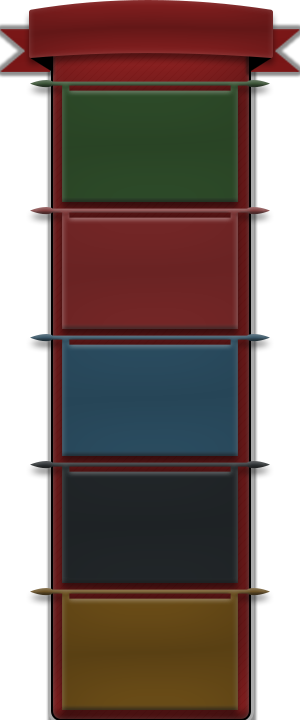
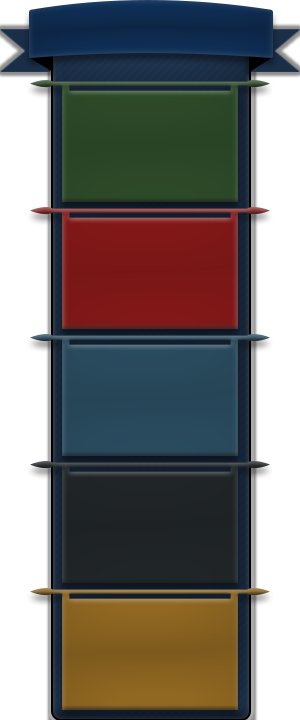
The second (300, 720) image is a revision of the first. Changes to its layers:
hid group "Top banner - Red" (3 layers), moved it above "Top banner - Blue" over box(0, 0, 300, 72)
showed group "Top banner - Blue" (3 layers), moved it above "Panel - Red" over box(0, 0, 300, 72)
hid "Panel - Red", painted on it over box(51, 35, 251, 719)
showed "Panel - Blue", painted on it over box(51, 35, 251, 719)
